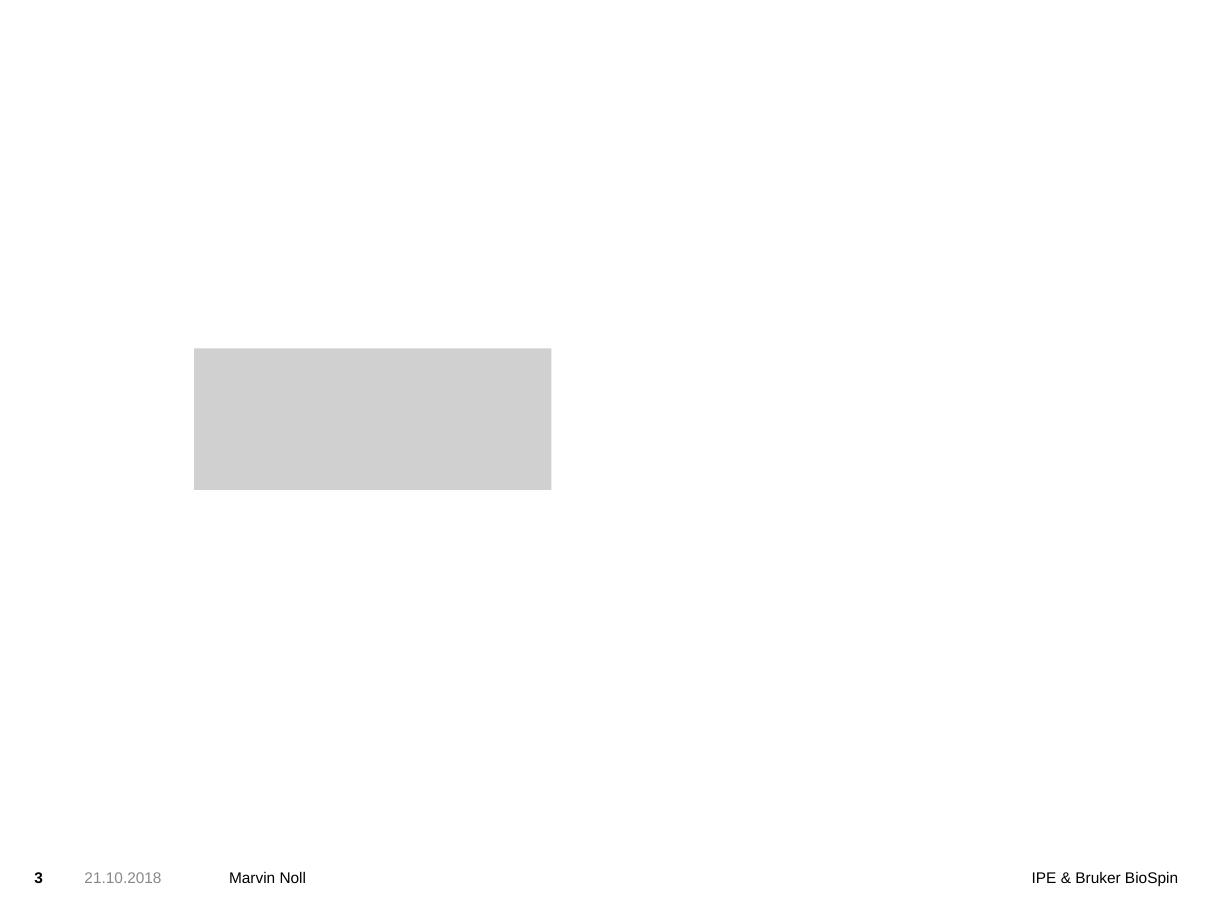
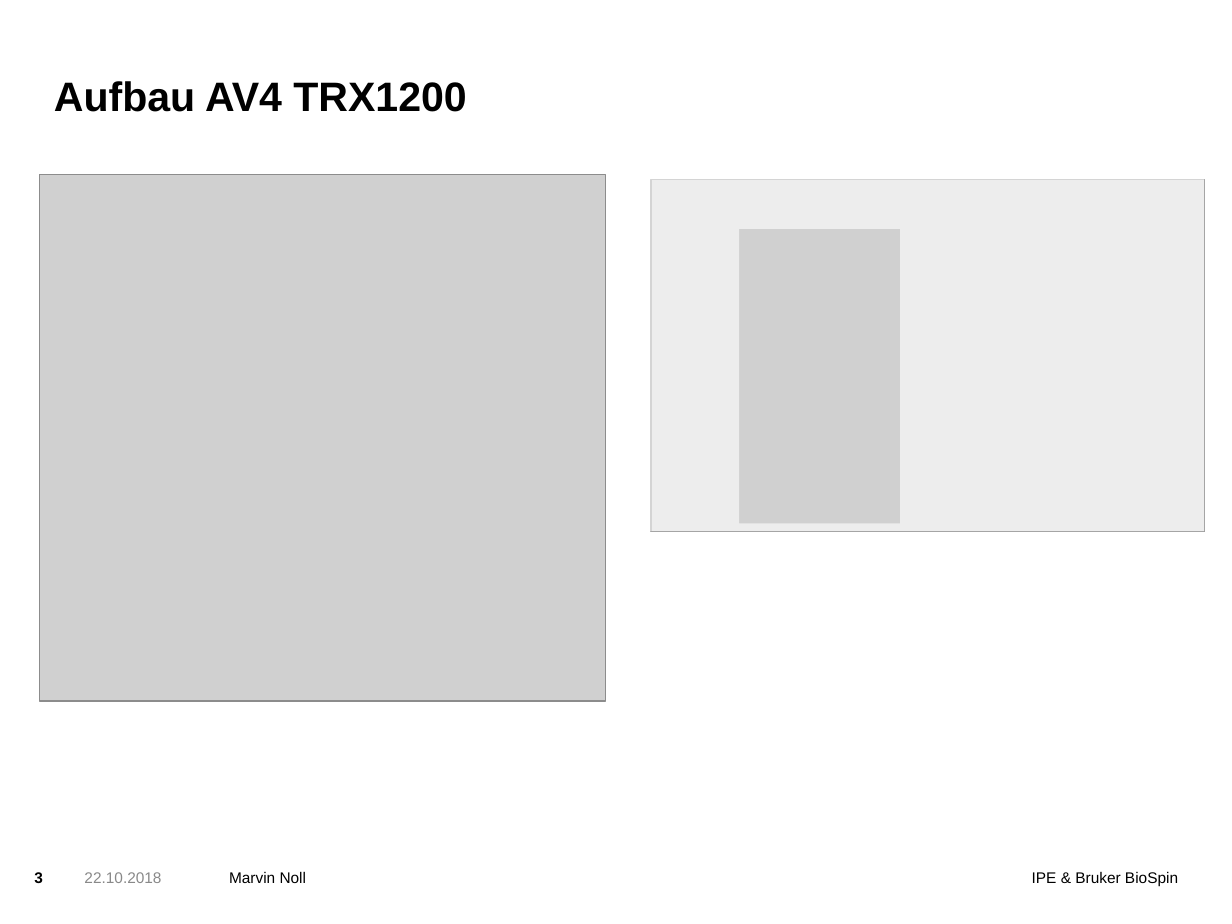
Before and after one commit to youcann/BrukerBachelorarbeit, a slide deck: slide 3 of Vortrag/Bruker_BaVortrag.pptx. Drawn at 1232x924 pixels with LibreOffice and Linux fonts; fonts in the diff are those of the drawing; grey boxes stand for pictures; background and template pictures are left out. Boxes give left, top, right and bottom in pixels: in the first picture for what was removed or moved away, otherwise in the second. Text is boxed around its words. In the diff, an @@ line names an element or a change of style, - is before the commit and + after.

Commit message:
ppt updated

```diff
--- a/Vortrag/Bruker_BaVortrag.pptx
+++ b/Vortrag/Bruker_BaVortrag.pptx
@@ title added at (54, 81, 466, 112), 24 pt, text #000000, bold @@
+Aufbau AV4 TRX1200
@@ picture added at (39, 175, 605, 701) @@
@@ freeform shape added at (642, 175, 1205, 532), fill #FFFFFF at 63% opacity @@
@@ picture added at (650, 180, 1204, 532) @@
@@ picture removed at (195, 349, 552, 490) @@
@@ text at (84, 872, 161, 883): text changed @@
-21.10.2018
+22.10.2018
```
Also in this commit, not shown: 12 slides added, 1 slide removed.
